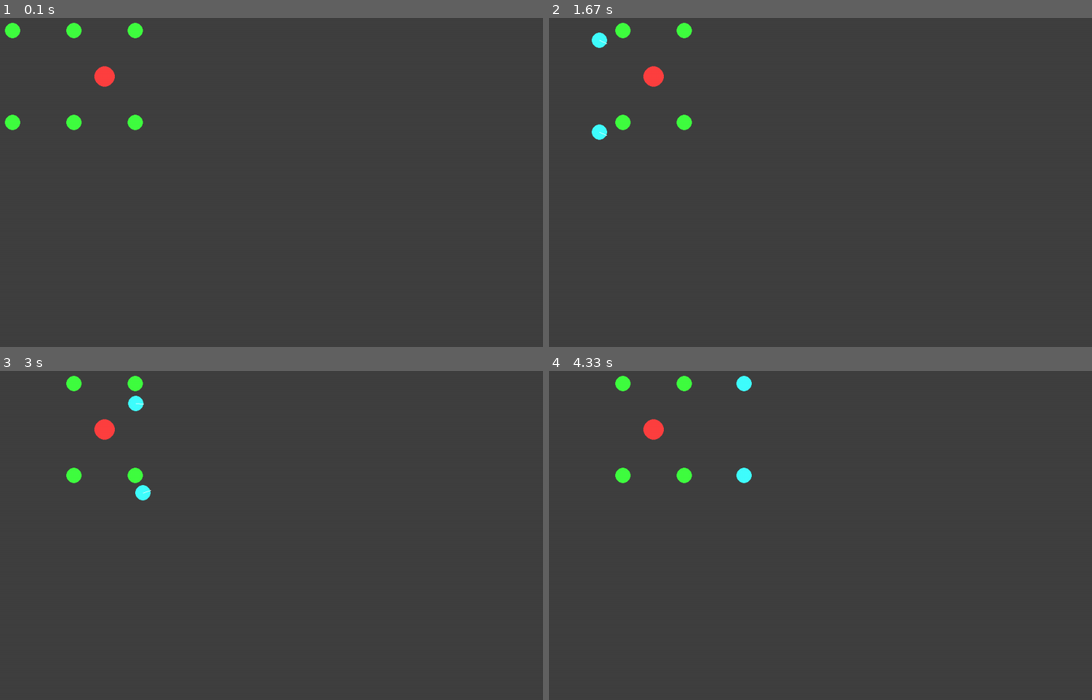
Above: before the commit, frames 1-4 (two rows, left to right).
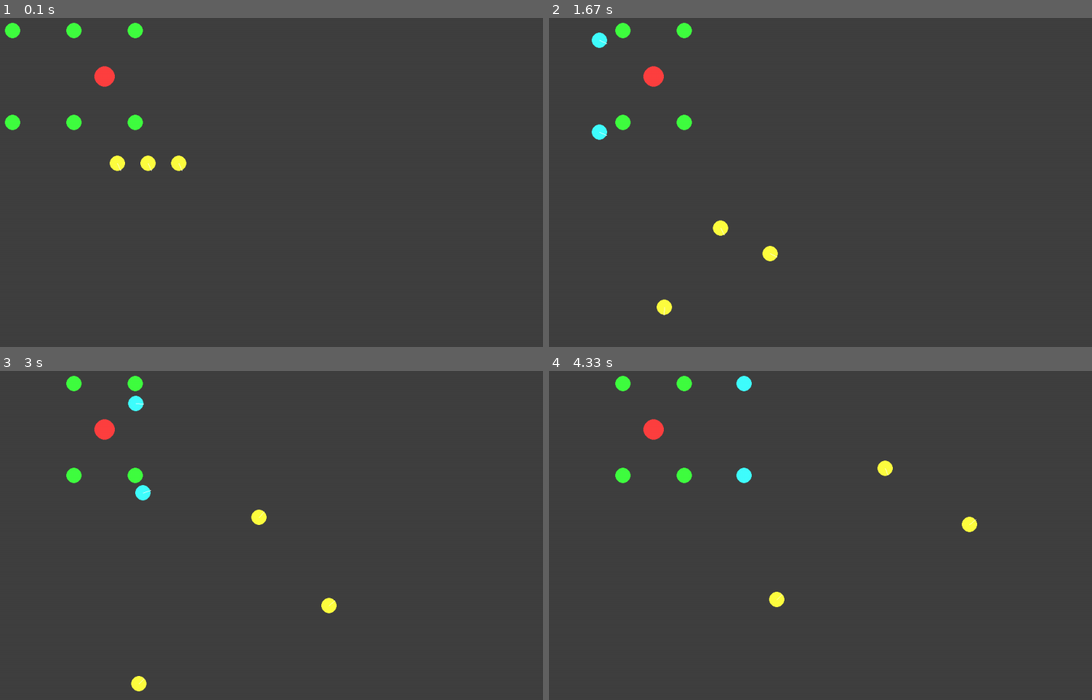
Above: after the commit, the same moments.

Repository: PierreSanson/Essaim_de_robots
Game: pygame game, started from code_2A/pygame/main.py
Two runs of this game, one before a commit and one after it. Both use one fixed random seed, a clock stepped at 60 frames per second and the inputs below.
Inputs:
- Up to frame 1 (0.1 s): no input
- Up to frame 2 (1.67 s): no input
- Up to frame 3 (3 s): no input
- Up to frame 4 (4.33 s): no input

The runs differ from the first frame. In frame 1, 0.3% of the frame differs, in the area x 20-35%, y 41-47%; in frame 2, 0.3%, in the area x 19-43%, y 61-91%; in frame 3, 0.3%; in frame 4, 0.3%.

Commit message:
added lidar bots to demo

Diff:
--- a/code_2A/pygame/lidarBot.py
+++ b/code_2A/pygame/lidarBot.py
@@ -7,7 +7,7 @@
 from scipy.spatial import ConvexHull
 
 class LidarBot():
-    def __init__(self, x, y, radius, room, objective, randomObjective = False, randomInterval = 10, color = (0,255,0), haveObjective = False):
+    def __init__(self, x, y, radius, room, objective, randomObjective = False, randomInterval = 10, color = (0,255,0), haveObjective = True):
         self.room = room
         self.x = x
         self.y = y
@@ -67,10 +67,13 @@
         for i in range(len(self.polygonPoints)):
             self.polygonPoints[i][0] = self.polygonPointsAbsolute[i][0] + self.x
             self.polygonPoints[i][1] = self.polygonPointsAbsolute[i][1] + self.y
-        if self.randomObjective and self.haveObjective:
+        if self.randomObjective:
             if random.random() > (1 - 1/(100*self.randomInterval)) :
                 self.objective[0] = random.randrange(50, win.get_width() - 50)
                 self.objective[1] = random.randrange(50, win.get_height() - 50)
+                self.haveObjective = True
+                self.ontoObjective = False
+                self.vel2D = np.asarray([0.01,0.01])
         if self.haveObjective:
             self.goToObjective(win)
         if np.linalg.norm(self.vel2D) !=0:
--- a/code_2A/pygame/main.py
+++ b/code_2A/pygame/main.py
@@ -54,6 +54,8 @@
 
     room.addObjects(refPointBots)
     measurerBot = lb.LidarBot(100 + 3*distRefPointBots[0]/2, 100 + distRefPointBots[1]/2 , 20, room, color =(255, 0, 0), objective=None, haveObjective=False)
+    lidarBots = [lb.LidarBot(300 + 60*i,  350 , radius, room, [300 + 60*i, 700], randomObjective = True, randomInterval =1, color=(255, 255, 0)) for i in range(3)]
+    room.addObjects(lidarBots)
     room.addObjects([measurerBot])
 
 
--- a/code_2A/pygame/utilities.py
+++ b/code_2A/pygame/utilities.py
@@ -122,8 +122,8 @@
 
         if np.linalg.norm(vectP)<= lineEmitter.radius + 5.5 and np.linalg.norm(vectP2) <= lenLine and (np.dot(vectLine, vectP2) >= 0) :
             if abs(angleCheck)<=np.pi/2:
-                if win != None :
-                    pygame.draw.line(win, (255,0,255), (lineEmitter.x, lineEmitter.y), (lineEmitter.x + vectP[0], lineEmitter.y + vectP[1]), 3)
+                # if win != None :
+                    # pygame.draw.line(win, (255,0,255), (lineEmitter.x, lineEmitter.y), (lineEmitter.x + vectP[0], lineEmitter.y + vectP[1]), 3)
                     # pygame.draw.line(win, (255,0,255), (lineEmitter.x, lineEmitter.y), (barycenterPolygon['x'], barycenterPolygon['y']+ vectP[1]), 3)
                 angleP = signedAngle2Vects2(vectP, vectLine)
                 if angleP >= 0:
